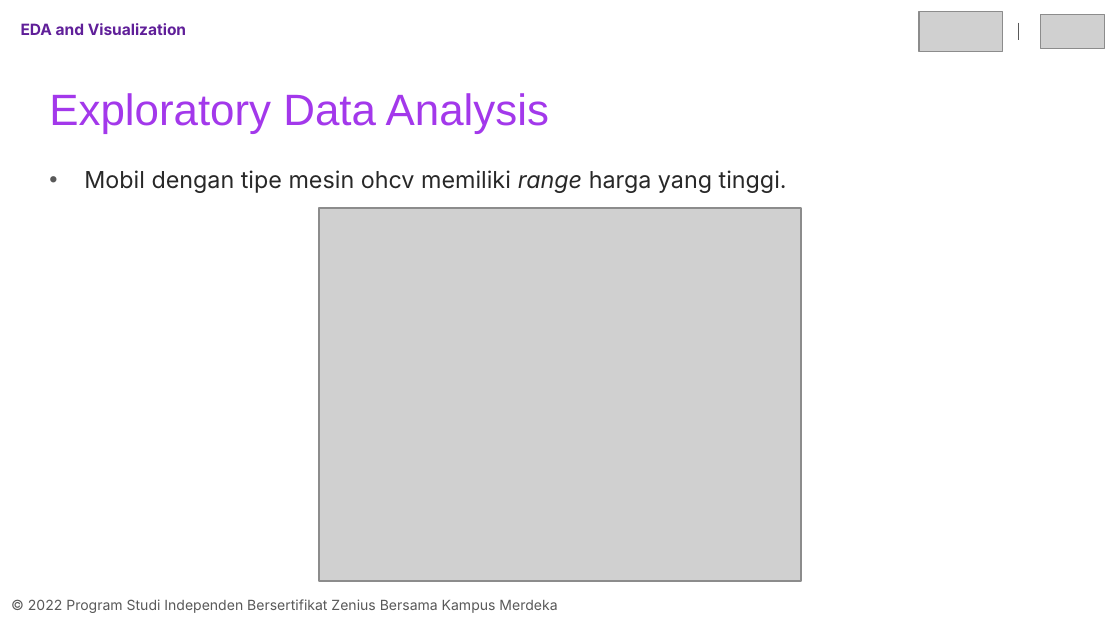
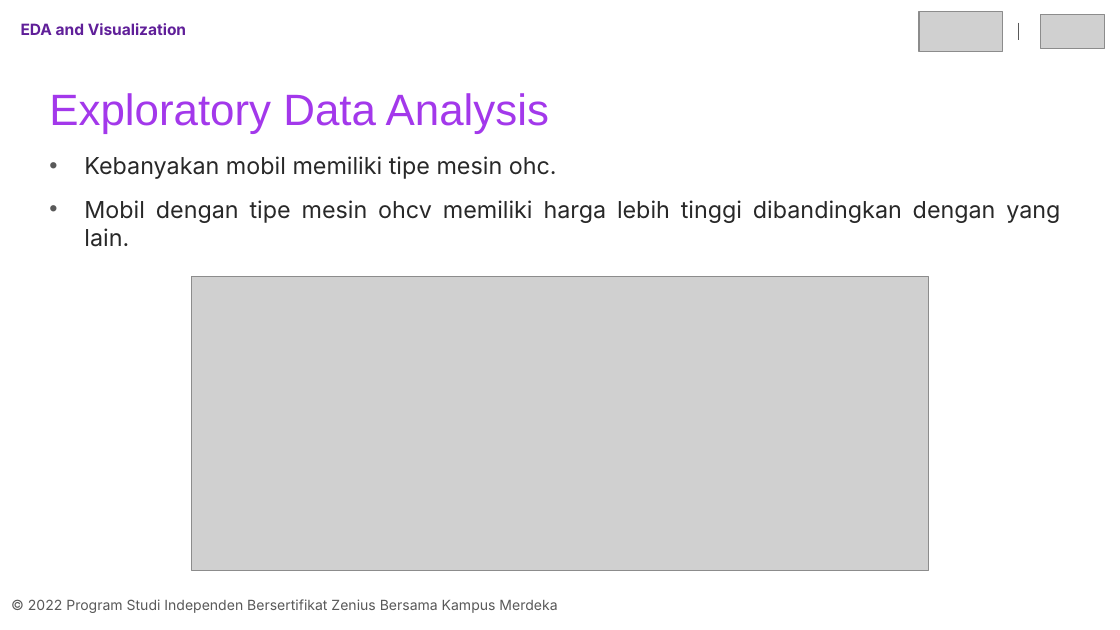
Before and after one commit to arsyfpro/Car-Price-Prediction-Machine-Learning, a slide deck: slide 19 of final_project_07_adit.pptx (slide 20 before the commit). Drawn at 1120x630 pixels with LibreOffice and Linux fonts; fonts in the diff are those of the drawing; grey boxes stand for pictures. Boxes give left, top, right and bottom in pixels: in the first picture for what was removed or moved away, otherwise in the second. Text is boxed around its words. In the diff, an @@ line names an element or a change of style, - is before the commit and + after.

```diff
--- a/final_project_07_adit.pptx
+++ b/final_project_07_adit.pptx
@@ text at bbox=[84, 156, 1060, 247]: text changed @@
-• Mobil dengan tipe mesin ohcv memiliki range harga yang tinggi.
+• Kebanyakan mobil memiliki tipe mesin ohc.
+• Mobil dengan tipe mesin ohcv memiliki harga lebih tinggi dibandingkan dengan yang lain.
@@ picture: place and size @@
-picture at bbox=[319, 208, 801, 581]
+picture at bbox=[192, 277, 928, 570]
```
Also in this commit, not shown: 10 other slides changed, 1 slide removed, 1 other file.
